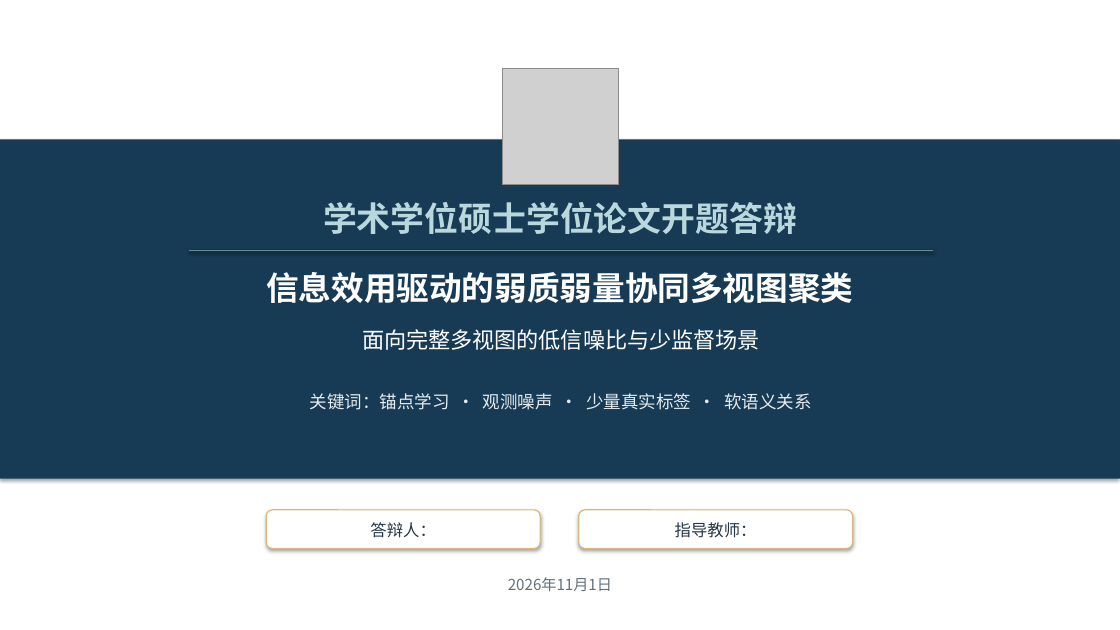
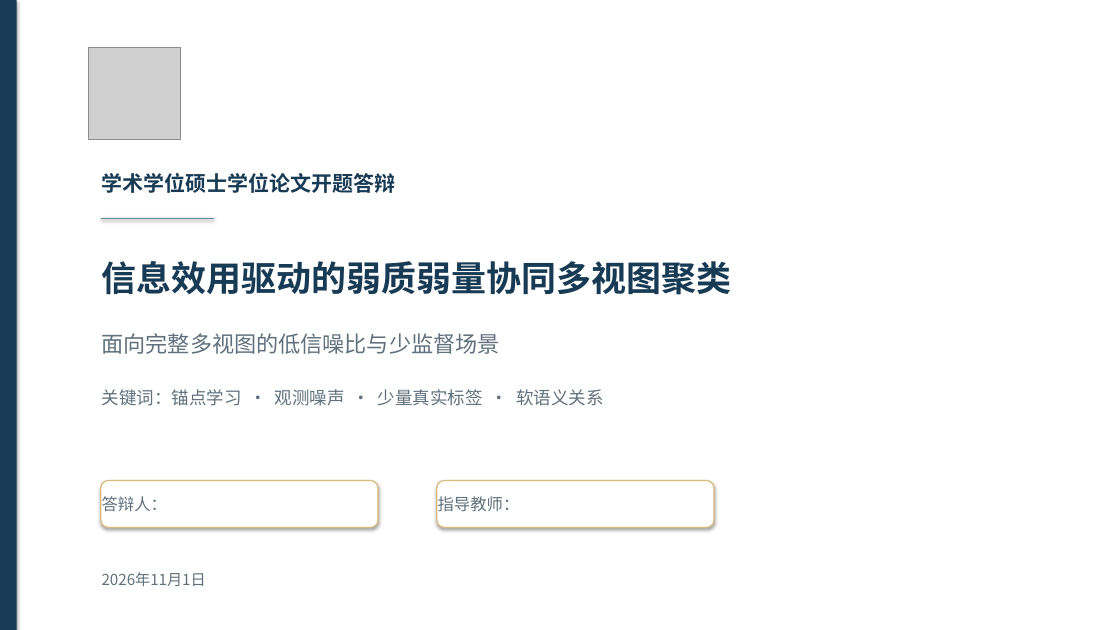
Before and after one commit to wangyi-ui/BONE, a slide deck: slide 1 of presentations/proposal_academic_redesign.pptx. Drawn at 1120x630 pixels with LibreOffice and Linux fonts; fonts in the diff are those of the drawing; grey boxes stand for pictures. Boxes give left, top, right and bottom in pixels: in the first picture for what was removed or moved away, otherwise in the second. Text is boxed around its words. In the diff, an @@ line names an element or a change of style, - is before the commit and + after.

Commit message:
Rework proposal deck layout and add PDF preview

```diff
--- a/presentations/proposal_academic_redesign.pptx
+++ b/presentations/proposal_academic_redesign.pptx
@@ rectangle: place and size @@
-rectangle at bbox=[0, 139, 1120, 479]
+rectangle at bbox=[0, 0, 17, 630]
@@ picture: place and size @@
-picture at bbox=[502, 69, 618, 185]
+picture at bbox=[88, 47, 181, 139]
@@ text "学术学位硕士学位论文开题答辩": place and size @@
-text "学术学位硕士学位论文开题答辩" at bbox=[323, 202, 797, 234]
+text "学术学位硕士学位论文开题答辩" at bbox=[102, 173, 396, 193]
@@ text "学术学位硕士学位论文开题答辩" at bbox=[102, 173, 396, 193]: size 29 to 18 pt, text colour #B9D8DD to #183B55; alignment centre to left @@
@@ text "信息效用驱动的弱质弱量协同多视图聚类": place and size @@
-text "信息效用驱动的弱质弱量协同多视图聚类" at bbox=[266, 272, 853, 303]
+text "信息效用驱动的弱质弱量协同多视图聚类" at bbox=[102, 261, 732, 295]
@@ text "信息效用驱动的弱质弱量协同多视图聚类" at bbox=[102, 261, 732, 295]: size 28 to 30 pt, text colour #FFFFFF to #183B55; alignment centre to left @@
@@ line moved from (189, 250) - (933, 250) to (101, 218) - (214, 218) @@
@@ text "面向完整多视图的低信噪比与少监督场景": place and size @@
-text "面向完整多视图的低信噪比与少监督场景" at bbox=[362, 329, 760, 350]
+text "面向完整多视图的低信噪比与少监督场景" at bbox=[102, 333, 500, 354]
@@ text "面向完整多视图的低信噪比与少监督场景" at bbox=[102, 333, 500, 354]: text colour #FFFFFF to #60717D; alignment centre to left @@
@@ text "关键词：锚点学习 · 观测噪声 · 少量真实标签 ...": place and size @@
-text "关键词：锚点学习 · 观测噪声 · 少量真实标签 ..." at bbox=[310, 393, 811, 410]
+text "关键词：锚点学习 · 观测噪声 · 少量真实标签 ..." at bbox=[102, 389, 603, 406]
@@ text "关键词：锚点学习 · 观测噪声 · 少量真实标签 ..." at bbox=[102, 389, 603, 406]: text colour #E3EBEE to #60717D; alignment centre to left @@
@@ text "答辩人：" at bbox=[102, 496, 167, 512]: text colour #253646 to #60717D; alignment centre to left @@
@@ text "答辩人：": place and size @@
-text "答辩人：" at bbox=[370, 522, 435, 538]
+text "答辩人：" at bbox=[102, 496, 167, 512]
@@ rounded rectangle: place and size @@
-rounded rectangle at bbox=[266, 510, 540, 549]
+rounded rectangle at bbox=[101, 481, 378, 528]
@@ text "指导教师：": place and size @@
-text "指导教师：" at bbox=[675, 522, 757, 538]
+text "指导教师：" at bbox=[438, 496, 520, 512]
@@ text "指导教师：" at bbox=[438, 496, 520, 512]: text colour #253646 to #60717D; alignment centre to left @@
@@ rounded rectangle: place and size @@
-rounded rectangle at bbox=[579, 510, 853, 549]
+rounded rectangle at bbox=[437, 481, 714, 528]
@@ text "2026年11月1日": place and size @@
-text "2026年11月1日" at bbox=[508, 577, 612, 591]
+text "2026年11月1日" at bbox=[102, 572, 206, 586]
@@ text "2026年11月1日" at bbox=[102, 572, 206, 586]: alignment centre to left @@
```
Also in this commit, not shown: 18 other slides changed, 1 other file.
